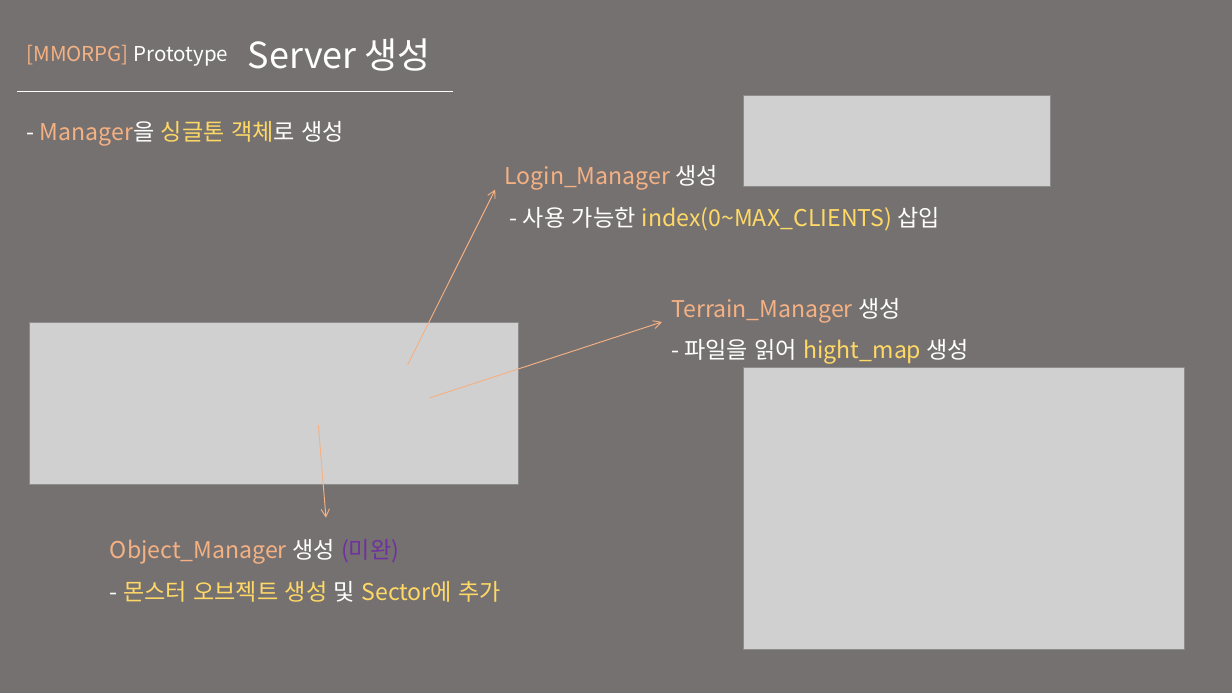
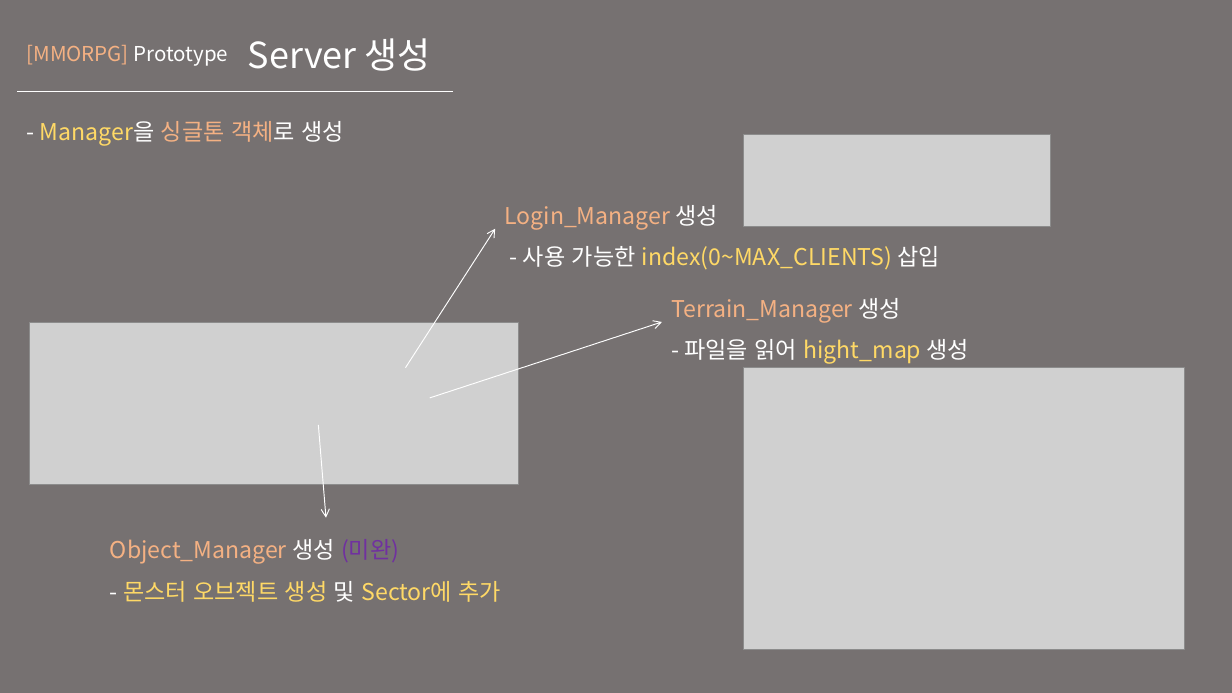
Before and after one commit to KU-t/1920-thesis, a slide deck: slide 22 of 취업지도/포트폴리오/포트폴리오 ver.12.pptx. Drawn at 1232x693 pixels with LibreOffice and Linux fonts; fonts in the diff are those of the drawing; grey boxes stand for pictures. Boxes give left, top, right and bottom in pixels: in the first picture for what was removed or moved away, otherwise in the second. Text is boxed around its words. In the diff, an @@ line names an element or a change of style, - is before the commit and + after.

```diff
--- a/취업지도/포트폴리오/포트폴리오 ver.12.pptx
+++ b/취업지도/포트폴리오/포트폴리오 ver.12.pptx
@@ text "- Manager을 싱글톤 객체로 생성" at <box>40,121,344,146</box>: text colour #F4B183 to #FFD966 in "Manager을"; text colour #FFD966 to #F4B183 in "싱글톤 객체로" @@
@@ picture: place and size @@
-picture at <box>744,95,1051,187</box>
+picture at <box>744,135,1051,226</box>
@@ text "Login_Manager 생성": place and size @@
-text "Login_Manager 생성" at <box>504,165,939,230</box>
+text "Login_Manager 생성" at <box>504,205,939,269</box>
@@ arrow moved from (408, 365) - (495, 189) to (406, 368) - (495, 229) @@
@@ arrow (406, 368) - (495, 229): stroke #F4B183 0.75 pt to #FFFFFF 0.75 pt @@
@@ arrow (430, 398) - (662, 322): stroke #F4B183 0.75 pt to #FFFFFF 0.75 pt @@
@@ arrow (319, 425) - (326, 518): stroke #F4B183 0.75 pt to #FFFFFF 0.75 pt @@
```
Also in this commit, not shown: 17 other slides changed, 6 slides added.
